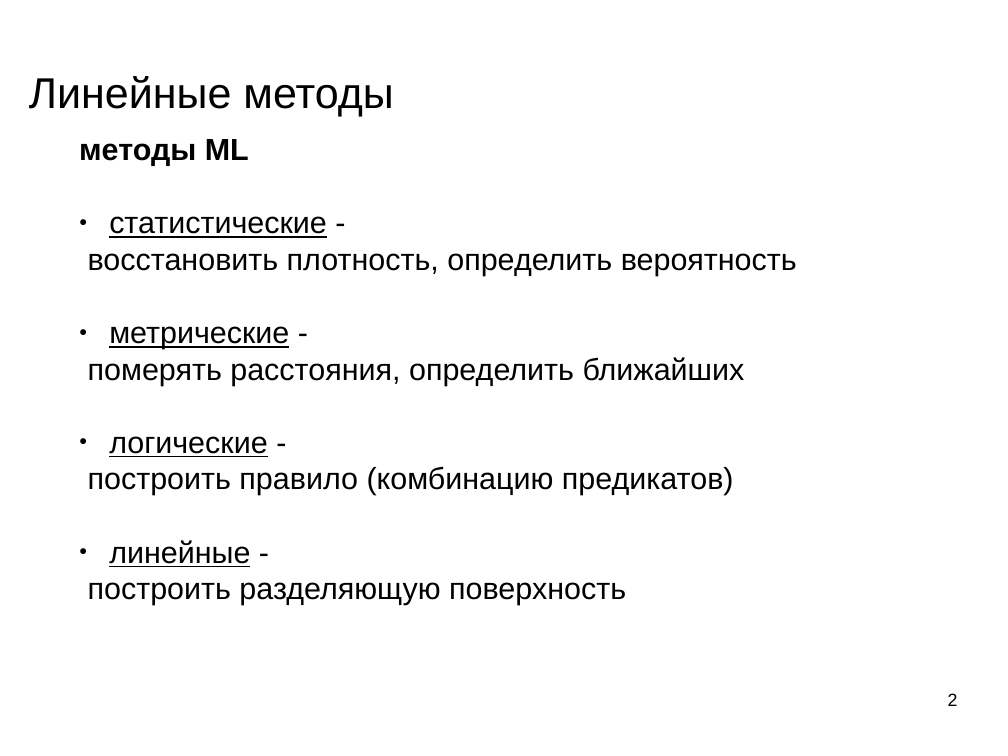
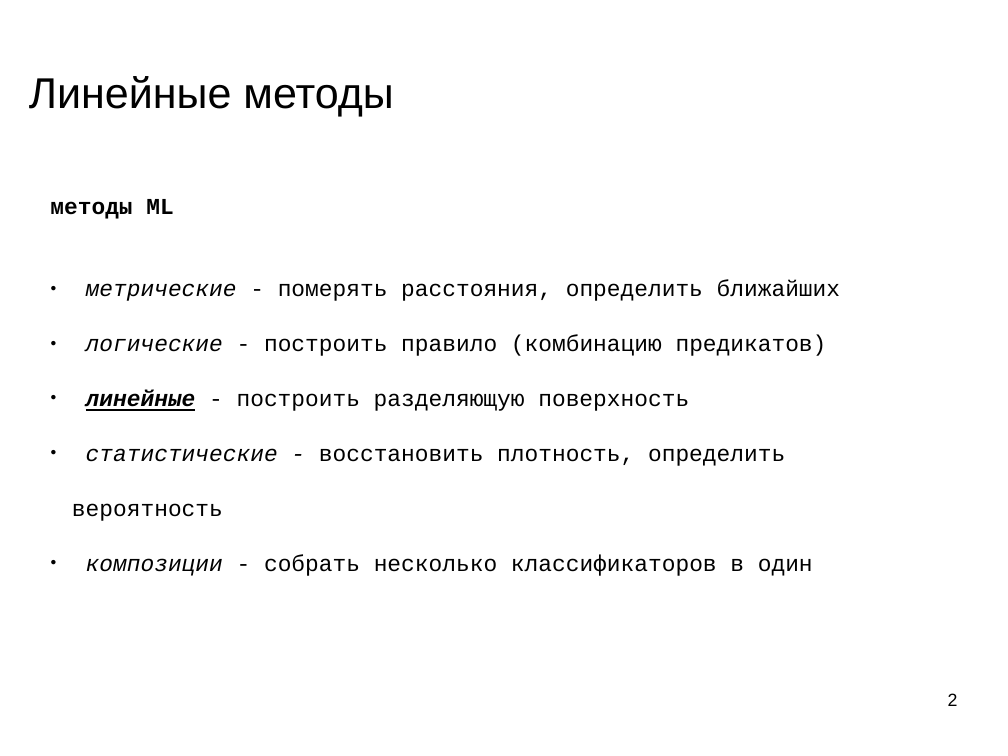
Before and after one commit to mechanoid5/ml_lectorium_legacy, a slide deck: slide 2 of 08-linear.odp. Drawn at 1008x756 pixels with LibreOffice and Linux fonts; fonts in the diff are those of the drawing; background and template pictures are left out. Boxes give left, top, right and bottom in pixels: in the first picture for what was removed or moved away, otherwise in the second. Text is boxed around its words. In the diff, an @@ line names an element or a change of style, - is before the commit and + after.

```diff
--- a/08-linear.odp
+++ b/08-linear.odp
@@ subtitle at (50, 199, 173, 219): size 24 to 18 pt, font Arial to Courier New in "методы ML" @@
@@ subtitle "методы ML": place and size @@
-subtitle "методы ML" at (79, 139, 797, 605)
+subtitle "методы ML" at (50, 199, 840, 576)
@@ subtitle at (72, 280, 840, 576): text changed; size 24 to 18 pt; font Arial to Courier New @@
-● статистические -
-восстановить плотность, определить вероятность
-● метрические -
-померять расстояния, определить ближайших
-● логические -
-построить правило (комбинацию предикатов)
-● линейные -
-построить разделяющую поверхность
+● метрические - померять расстояния, определить ближайших
+● логические - построить правило (комбинацию предикатов)
+● линейные - построить разделяющую поверхность
+● статистические - восстановить плотность, определить вероятность
+● композиции - собрать несколько классификаторов в один
```
Also in this commit, not shown: 1 other file.
